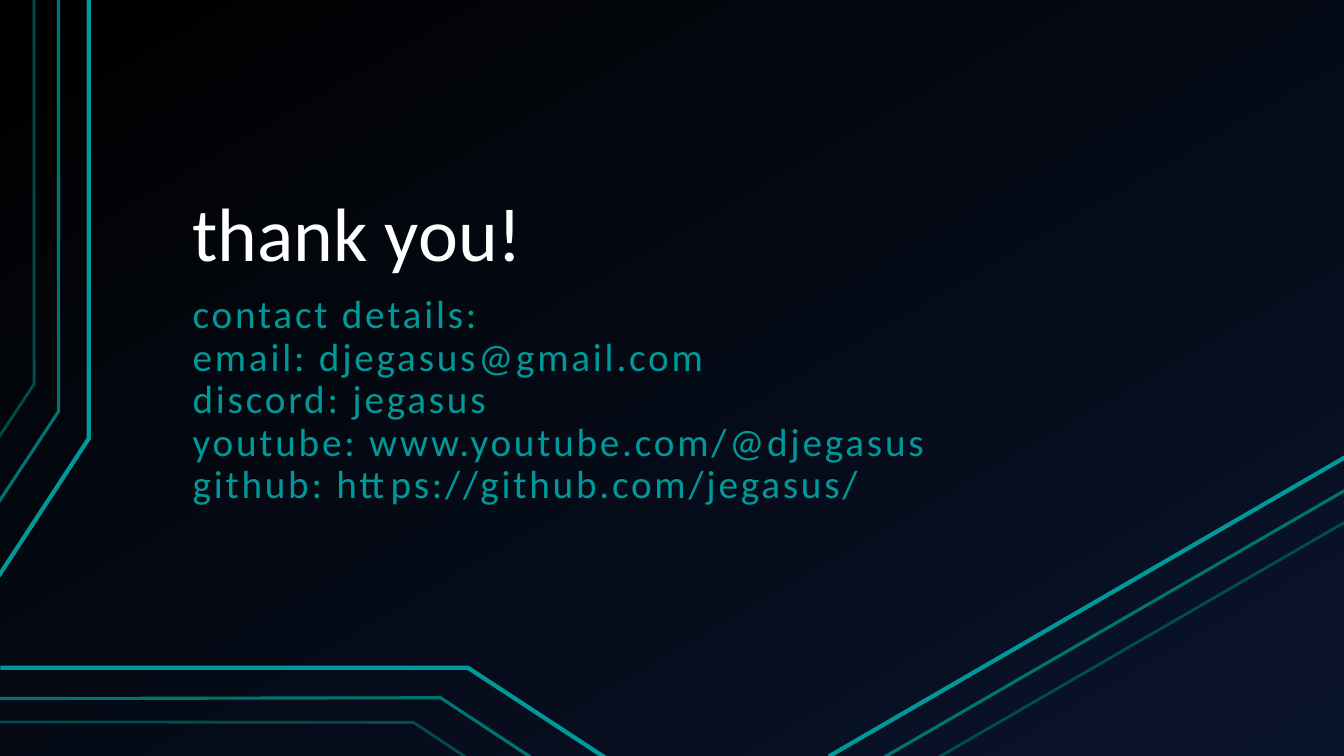
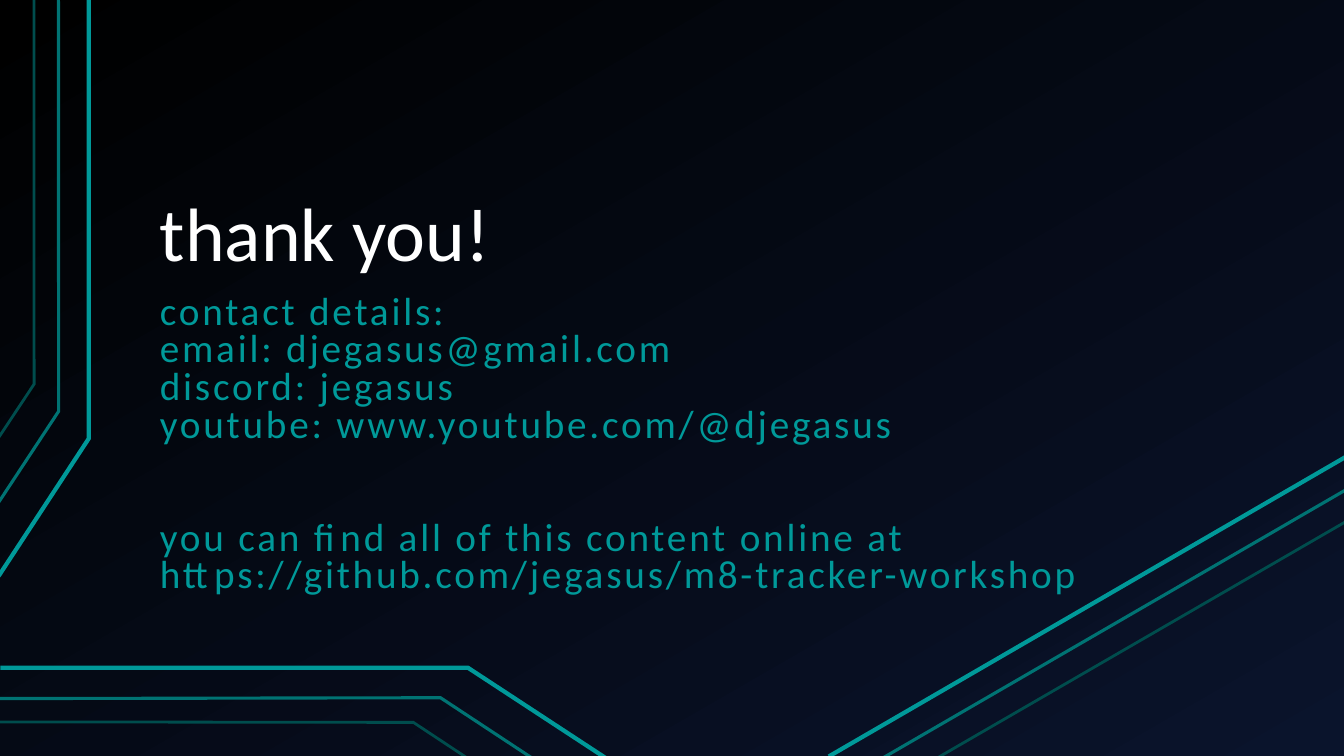
Before and after one commit to jegasus/m8-tracker-workshop, a slide deck: slide 18 of slides_v1.odp. Drawn at 1344x756 pixels with LibreOffice and Linux fonts; fonts in the diff are those of the drawing. Boxes give left, top, right and bottom in pixels: in the first picture for what was removed or moved away, otherwise in the second. Text is boxed around its words. In the diff, an @@ line names an element or a change of style, - is before the commit and + after.

```diff
--- a/slides_v1.odp
+++ b/slides_v1.odp
@@ title "thank you!": place and size @@
-title "thank you!" at bbox=[193, 208, 522, 274]
+title "thank you!" at bbox=[160, 208, 489, 274]
@@ subtitle "contact details:": place and size @@
-subtitle "contact details:" at bbox=[193, 301, 924, 505]
+subtitle "contact details:" at bbox=[160, 298, 1075, 595]
@@ subtitle at bbox=[160, 298, 891, 445]: line spacing 0.9 to 0.8 @@
@@ subtitle at bbox=[160, 524, 1075, 595]: text changed @@
-github: https://github.com/jegasus/
+you can find all of this content online at https://github.com/jegasus/m8-tracker-workshop
```
Also in this commit, not shown: 5 other slides changed.
